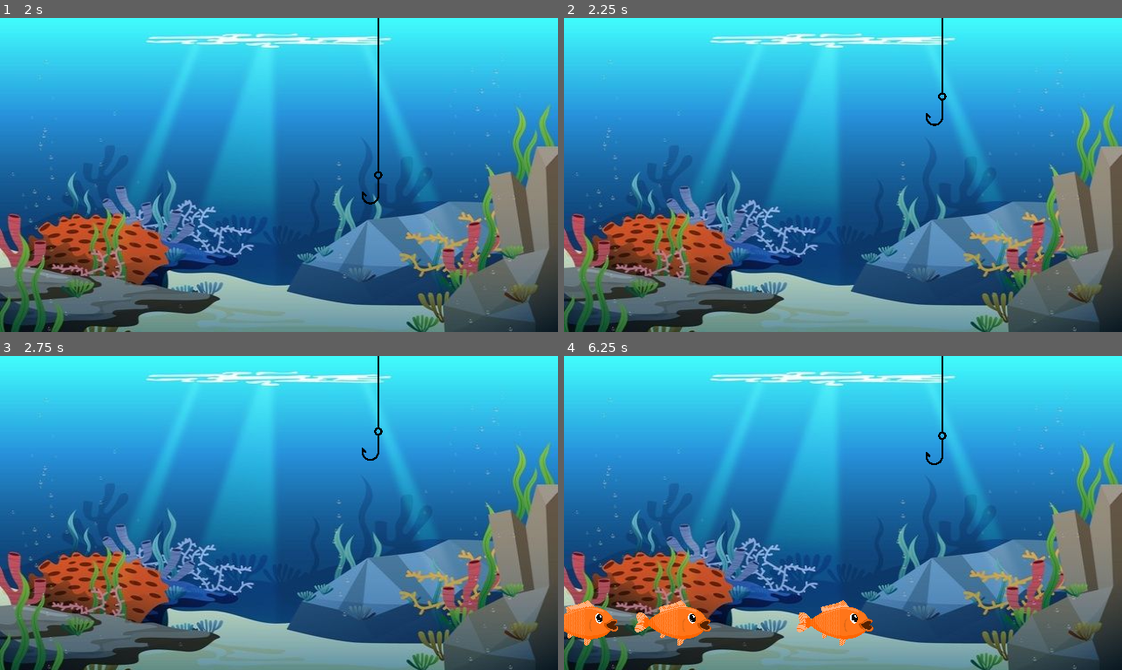
Above: before the commit, frames 1-4 (two rows, left to right).
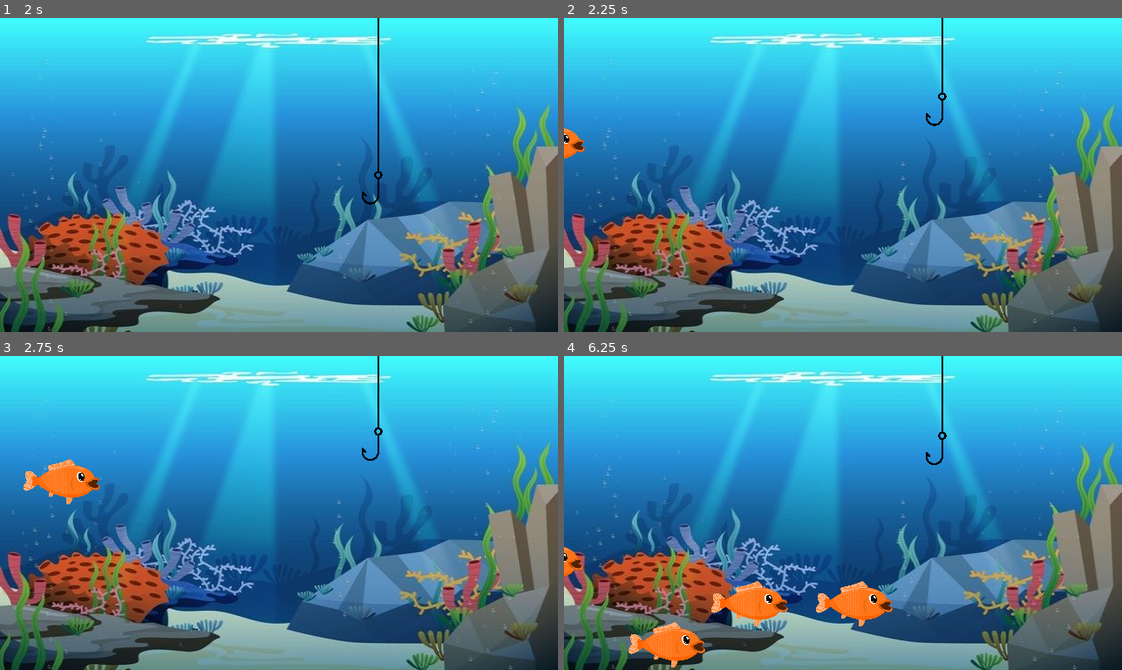
Above: after the commit, the same moments.

Repository: CSI-280-Fish-Game/Fish-Game
Game: Godot game, scene res://Main.tscn
The game is run twice, just before and just after one commit, with the same random seed, the same clock (stepped at 60 frames per second) and the same inputs.
Inputs (mouse positions are in pixels of both pictures, inside the frame that each line leads up to):
- Up to frame 1 (2 s): move the mouse to (401, 159) at 0.52 s; tap Enter at 1.25 s; move the mouse to (167, 190) at 1.27 s
- Up to frame 2 (2.25 s): move the mouse to (898, 105) at 2.02 s
- Up to frame 3 (2.75 s): no input
- Up to frame 4 (6.25 s): move the mouse to (815, 575) at 2.77 s; move the mouse to (1010, 560) at 3.52 s; move the mouse to (675, 465) at 4.27 s; move the mouse to (870, 513) at 5.02 s; move the mouse to (759, 434) at 5.77 s

Frame 1 is identical in both runs. In frame 2, 0.2% of the frame differs, in the area x 0-4%, y 35-45%; in frame 3, 1.1%; in frame 4, 5.7%, in the area x 0-59%, y 60-100%.

Commit message:
different paths for the mob!!!
literally had to change .position to .global_position - Godot makes me angry :(((

Diff:
--- a/Fishing Game - Godot/Main.gd
+++ b/Fishing Game - Godot/Main.gd
@@ -16,8 +16,22 @@
 	var mob = mob_scene.instance()
 	var mob_spawn_location = get_node("MobPath/MobSpawnLocation")
 
+	# Choose a random location on Path2D.
+	var path_node = randi()%5+1
+	print(path_node)
+	if path_node == 1:
+		mob_spawn_location = get_node("MobPath/MobSpawnLocation")
+	elif path_node == 2:
+		mob_spawn_location = get_node("MobPath2/MobSpawnLocation")
+	elif path_node == 3:
+		mob_spawn_location = get_node("MobPath3/MobSpawnLocation")
+	elif path_node == 4:
+		mob_spawn_location = get_node("MobPath4/MobSpawnLocation")
+	else:
+		mob_spawn_location = get_node("MobPath5/MobSpawnLocation")
+
 	# Set the mob's position to the spawn location.
-	mob.position = mob_spawn_location.position
+	mob.position = mob_spawn_location.global_position
 	print("Here I am!")
 
 	# Choose the velocity for the mob.
--- a/Fishing Game - Godot/Main.tscn
+++ b/Fishing Game - Godot/Main.tscn
@@ -7,7 +7,7 @@
 
 [sub_resource type="Curve2D" id=1]
 _data = {
-"points": PoolVector2Array( 0, 0, 0, 0, -272, 306.145, 0, 0, 0, 0, -272, 306.145, 0, 0, 0, 0, -272, 306.145, 0, 0, 0, 0, -272, 306.145, 0, 0, 0, 0, -272, 306.145, 0, 0, 0, 0, 2992, 306.145, 0, 0, 0, 0, -272, 306.145, 0, 0, 0, 0, 1712, 498.579, 0, 0, 0, 0, 1168, 183.687, 0, 0, 0, 0, 688, 708.506 )
+"points": PoolVector2Array( 0, 0, 0, 0, -272, 306.145, 0, 0, 0, 0, -272, 306.145, 0, 0, 0, 0, -272, 306.145, 0, 0, 0, 0, -272, 306.145, 0, 0, 0, 0, -272, 306.145, 0, 0, 0, 0, 2992, 306.145, 0, 0, 0, 0, -272, 306.145 )
 }
 
 [node name="Main" type="Node"]
@@ -37,6 +37,38 @@
 [node name="MobSpawnLocation" type="PathFollow2D" parent="MobPath"]
 position = Vector2( -272, 306.145 )
 
+[node name="MobPath2" type="Path2D" parent="."]
+position = Vector2( 0, 51 )
+scale = Vector2( 0.25, 0.4573 )
+curve = SubResource( 1 )
+
+[node name="MobSpawnLocation" type="PathFollow2D" parent="MobPath2"]
+position = Vector2( -272, 306.145 )
+
+[node name="MobPath3" type="Path2D" parent="."]
+position = Vector2( 0, 96 )
+scale = Vector2( 0.25, 0.4573 )
+curve = SubResource( 1 )
+
+[node name="MobSpawnLocation" type="PathFollow2D" parent="MobPath3"]
+position = Vector2( -272, 306.145 )
+
+[node name="MobPath4" type="Path2D" parent="."]
+position = Vector2( 0, 144 )
+scale = Vector2( 0.25, 0.4573 )
+curve = SubResource( 1 )
+
+[node name="MobSpawnLocation" type="PathFollow2D" parent="MobPath4"]
+position = Vector2( -272, 306.145 )
+
+[node name="MobPath5" type="Path2D" parent="."]
+position = Vector2( 0, 191 )
+scale = Vector2( 0.25, 0.4573 )
+curve = SubResource( 1 )
+
+[node name="MobSpawnLocation" type="PathFollow2D" parent="MobPath5"]
+position = Vector2( -272, 306.145 )
+
 [node name="StartTimer" type="Timer" parent="."]
 
 [connection signal="timeout" from="MobTimer" to="." method="_on_MobTimer_timeout"]
